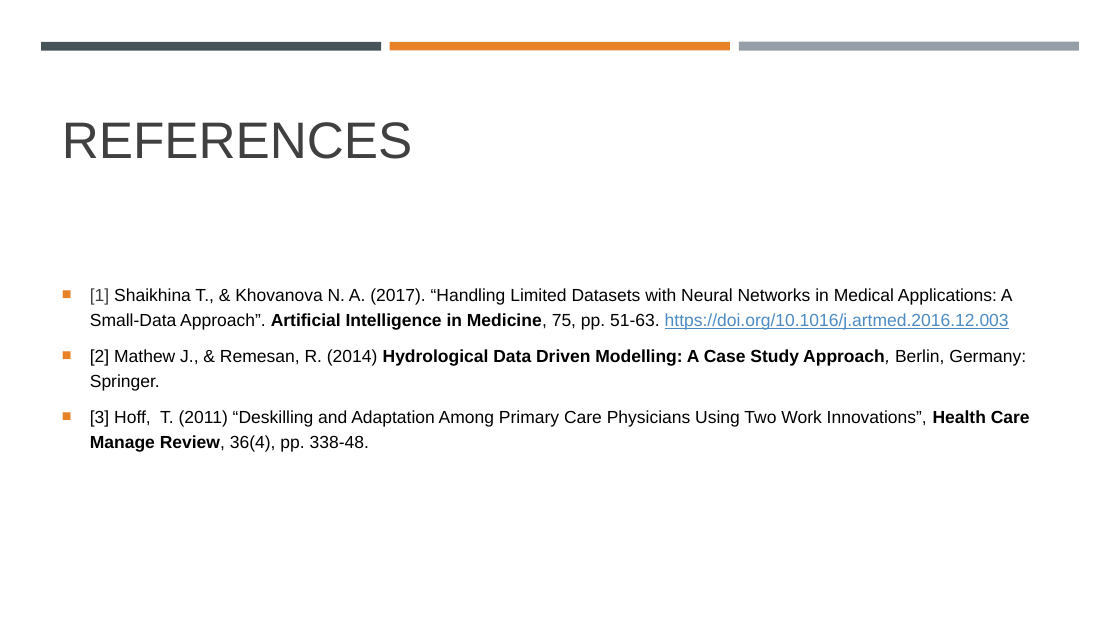
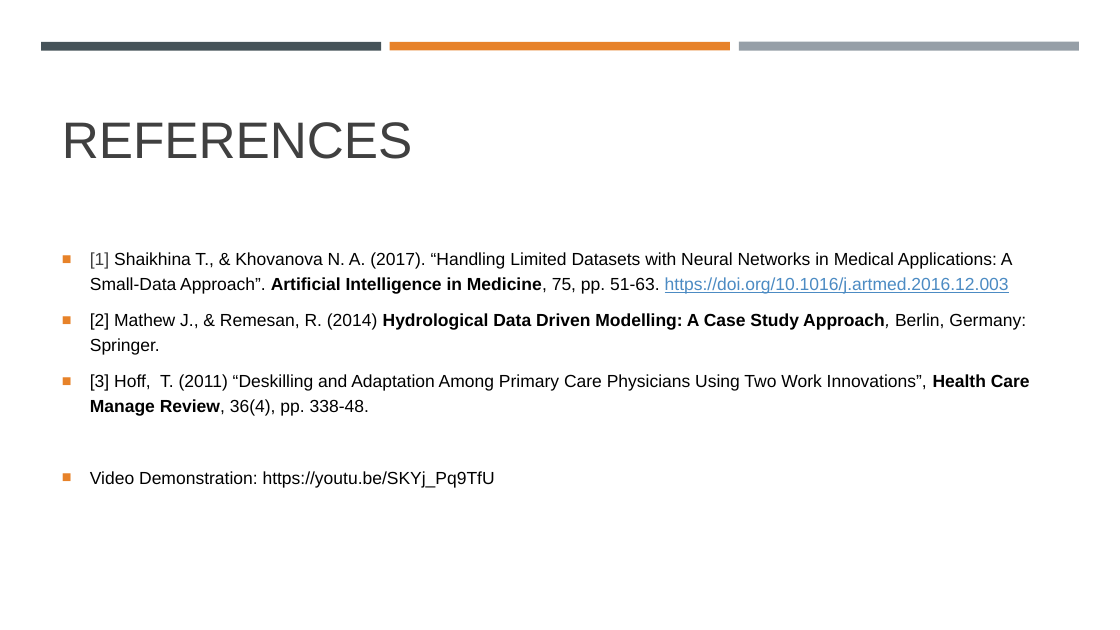
Before and after one commit to CMorar143/Artificial-MD, a slide deck: slide 10 of Morar, Cian C16460726 DT228.pptx. Drawn at 1120x630 pixels with LibreOffice and Linux fonts; fonts in the diff are those of the drawing. Boxes give left, top, right and bottom in pixels: in the first picture for what was removed or moved away, otherwise in the second. Text is boxed around its words. In the diff, an @@ line names an element or a change of style, - is before the commit and + after.

Commit message:
added video

```diff
--- a/Morar, Cian C16460726 DT228.pptx
+++ b/Morar, Cian C16460726 DT228.pptx
@@ text at (90, 471, 495, 488): paragraph added @@
+■ Video Demonstration: https://youtu.be/SKYj_Pq9TfU
```
Also in this commit, not shown: 1 other file.
